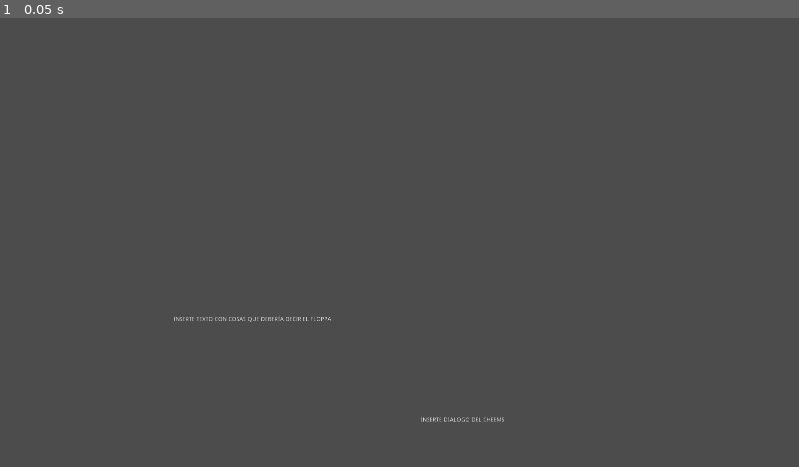
Above: before the commit, frame 1.
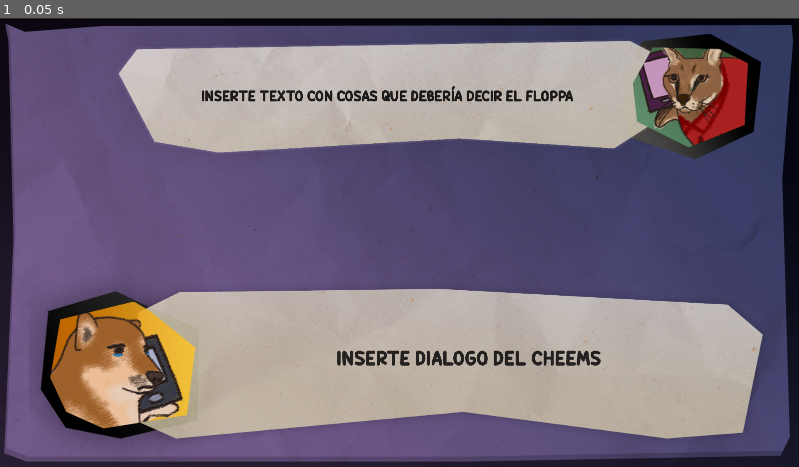
Above: after the commit, the same moment.

Repository: hitmancatgames/Juego-amsiedad
Game: Godot game, scene res://scenes/level-party/LevelParty.tscn
Same seed, same stepped clock (60 frames per second), same inputs: the game is played once before the commit and once after it. This scene is started directly instead of the project's main scene.
Inputs:
- Up to frame 1 (0.05 s): no input

The runs differ from the first frame. In frame 1, 95% of the frame differs, in the area x 0-100%, y 0-100%.

Commit message:
level-party
Se agregaron elementos del inicio del nivel de la fiesta y se realizo la carga de diálogos del nivel completo

Diff:
--- a/scenes/intro/introduction.gd
+++ b/scenes/intro/introduction.gd
@@ -31,5 +31,6 @@
 		$helpDialogue.show()
 	elif timerCalls == 4:
 		$Timer.stop()
+		get_tree().change_scene("res://scenes/level-party/LevelParty.tscn")
 	timerCalls += 1
 	pass
--- a/scenes/level-party/LevelParty.gd
+++ b/scenes/level-party/LevelParty.gd
@@ -2,6 +2,45 @@
 
 
 var correct = false
+# ---- [ DIALOGOS ] ----
+
+# ---- [ DIALOGOS DE INTRODUCCIÓN] ----
+var CDialogue1 = "Aló? Me escuchas bien? Hay demasiado ruido..."
+var CDialogue2 = "Eemm, eeeh... no me siento bien. De repente, todo se ve... se siente enorme. O yo estoy pequeñito? Aaagh es muy ruidoso!"
+# C DE CHEMSITO
+var FDialogue1 = "Aló, te escucho. Veo que finalmente decidiste ir a la fiesta. Pasa algo?"
+var FDialogue2 = "Ey, te escucho agitado. Despacio, dime ¿Qué sientes?"
+# F DE FLOOPA
+
+# ---- [ DIALOGOS DE FEEDBACK ] ----
+# ELECCION INCORRECTA
+var FWrong1 = "Ahi vas de nuevo, siempre decis lo mismo cuando no encuentras algo de tu interés"
+var FWrong2 = "Baah ¿Qué dices? ¡Has tomado mucho, borracho!"
+var FWrong3 = "Pues claro, si solo escuchas a esa Miku tuya ¡Otaku!"
+var FWrong4 = "¿Ya estás hablando así de nuevo? No puedo tomarte en serio?"
+var FWrong5 = "¿Qué estás diciendo? ¿Te agregaron algo en la bebida? ¡Ya deja de beber!"
+# ELECCION CORRECTA
+var FCorrect1 = "¿Tienes frio? ¿Cómo que una presión? ¿Te han golpeado o tal vez hay mucha gente?"
+var FCorrect2 = "Si tienes náuseas prueba salir un poco por aire fresco, o ve al baño, todo estará bien"
+var FCorrect3 = "Debe haber una enorme multitud transpirando ahí dentro, sal un poco y apártate, ¿Hay algo que pueda hacer?"
+var FCorrect4 = "Ey... espera ¿Estás llorando? ¿Hay algo desagradable ahí?"
+# DIALOGO DE RESOLUCION
+var Fsuccess = "Esta bien, quédate donde estás ahora, iré a buscarte. Te llamaré de nuevo cuando esté cerca"
+var FError = "Heeey amigo... creo que tal vez bebiste algo de más. Iré a buscarte pronto, no hagas locuras"
+
+# ---- [ BOTONES ] ----
+# INCORRECTOS
+var WrongButton1 = "Esta fiesta es aburrida!"
+var WrongButton2 = "Teeeeex traanio... Ven a busssscarrrrme!"
+var WrongButton3 = "No me gusta esta música"
+var WrongButton4 = "Heyy quiero ir a comer unos pamchitozz!"
+var WrongButton5 = "No sé amigo, estoy re loco"
+# CORRECTOS
+var RightButton1 = "Tengo escalofríos... y siento una presión rara en el pecho"
+var RightButton2 = "Estoy un poco mareado, no quiero vomitar aquí... sería una situación horrible"
+var RightButton3 = "Eeeh... si... siento que me falta un poco el aire"
+var RightButton4 = "*shora* Es... estoy un poco asustado, no sé qué pasa. Tengo miedo"
+var RightButton5 = "Quiero irme a casa. Puedes venir a buscarme?"
 
 
 func _ready():
--- a/scenes/level-party/LevelParty.tscn
+++ b/scenes/level-party/LevelParty.tscn
@@ -1,58 +1,159 @@
-[gd_scene load_steps=2 format=2]
+[gd_scene load_steps=15 format=2]
 
+[ext_resource path="res://assets/UI/globeThree.png" type="Texture" id=1]
+[ext_resource path="res://assets/fonts/Candy Beans.otf" type="DynamicFontData" id=2]
+[ext_resource path="res://assets/level-party/player_call_icon.png" type="Texture" id=3]
 [ext_resource path="res://scenes/level-party/LevelParty.gd" type="Script" id=4]
+[ext_resource path="res://assets/level-party/player_call_icon_black.png" type="Texture" id=5]
+[ext_resource path="res://assets/level-party/text_container_1.png" type="Texture" id=6]
+[ext_resource path="res://assets/level-party/text_container_2.png" type="Texture" id=7]
+[ext_resource path="res://assets/UI/globeOne.png" type="Texture" id=8]
+[ext_resource path="res://assets/level-party/npc_call_icon.png" type="Texture" id=9]
+[ext_resource path="res://assets/level-party/npc_call_icon_black.png" type="Texture" id=10]
+[ext_resource path="res://assets/level-party/party_background_call_scene.png" type="Texture" id=11]
+[ext_resource path="res://assets/UI/globeTwo.png" type="Texture" id=12]
+
+[sub_resource type="DynamicFont" id=1]
+size = 37
+outline_color = Color( 0.152941, 0.152941, 0.152941, 1 )
+font_data = ExtResource( 2 )
+
+[sub_resource type="DynamicFont" id=2]
+size = 50
+outline_color = Color( 0.152941, 0.152941, 0.152941, 1 )
+font_data = ExtResource( 2 )
 
 [node name="LevelParty" type="Node2D"]
 script = ExtResource( 4 )
 
-[node name="HBoxContainer" type="HBoxContainer" parent="."]
-anchor_bottom = 1.0
-margin_right = 1112.0
-alignment = 1
+[node name="PartyBackgroundCallScene" type="Sprite" parent="."]
+position = Vector2( 960, 541 )
+texture = ExtResource( 11 )
 
-[node name="RespButton" type="TextureButton" parent="HBoxContainer"]
-margin_left = 546.0
-margin_right = 546.0
+[node name="DialogueOptions" type="Node2D" parent="."]
+visible = false
 
-[node name="RespButton2" type="TextureButton" parent="HBoxContainer"]
-margin_left = 550.0
-margin_right = 550.0
+[node name="GlobeOne" type="Sprite" parent="DialogueOptions"]
+position = Vector2( 933, 266 )
+rotation = -0.255348
+scale = Vector2( 2, 2 )
+texture = ExtResource( 8 )
+flip_h = true
 
-[node name="RespButton3" type="TextureButton" parent="HBoxContainer"]
-margin_left = 554.0
-margin_right = 554.0
+[node name="Label" type="Label" parent="DialogueOptions/GlobeOne"]
+margin_left = -112.0
+margin_top = -73.0
+margin_right = 114.0
+margin_bottom = 77.0
+custom_colors/font_color = Color( 0.145098, 0.145098, 0.145098, 1 )
+custom_fonts/font = SubResource( 1 )
+text = "ASHUDA"
+align = 1
+valign = 1
+autowrap = true
 
-[node name="RespButton4" type="TextureButton" parent="HBoxContainer"]
-margin_left = 558.0
-margin_right = 558.0
+[node name="GlobeTwo" type="Sprite" parent="DialogueOptions"]
+position = Vector2( 828, 729 )
+rotation = 0.328146
+texture = ExtResource( 12 )
 
-[node name="RespButton5" type="TextureButton" parent="HBoxContainer"]
-margin_left = 562.0
-margin_right = 562.0
+[node name="Label" type="Label" parent="DialogueOptions/GlobeTwo"]
+margin_left = -196.0
+margin_top = -147.0
+margin_right = 206.0
+margin_bottom = 143.0
+custom_colors/font_color = Color( 0, 0, 0, 1 )
+custom_fonts/font = SubResource( 1 )
+text = "ASHUDA"
+align = 1
+valign = 1
+autowrap = true
 
-[node name="RespButton6" type="TextureButton" parent="HBoxContainer"]
-margin_left = 566.0
-margin_right = 566.0
+[node name="GlobeThree" type="Sprite" parent="DialogueOptions"]
+position = Vector2( 1399, 622 )
+rotation = 0.314491
+texture = ExtResource( 1 )
+flip_h = true
 
-[node name="FloppaDialog" type="Label" parent="."]
-margin_left = 417.0
-margin_top = 718.0
-margin_right = 892.0
-margin_bottom = 886.0
-text = "Inserte texto con cosas que debería decir el floppa"
+[node name="Label" type="Label" parent="DialogueOptions/GlobeThree"]
+margin_left = -264.0
+margin_top = -206.0
+margin_right = 257.0
+margin_bottom = 156.0
+custom_colors/font_color = Color( 0, 0, 0, 1 )
+custom_fonts/font = SubResource( 1 )
+text = "ASHUDA"
+align = 1
+valign = 1
+autowrap = true
+
+[node name="GlobeFour" type="Sprite" parent="DialogueOptions"]
+position = Vector2( 399, 379 )
+rotation = -0.524585
+texture = ExtResource( 12 )
+
+[node name="Label" type="Label" parent="DialogueOptions/GlobeFour"]
+margin_left = -197.0
+margin_top = -144.0
+margin_right = 213.0
+margin_bottom = 166.0
+custom_colors/font_color = Color( 0, 0, 0, 1 )
+custom_fonts/font = SubResource( 1 )
+text = "ASHUDA"
+align = 1
+valign = 1
+autowrap = true
+
+[node name="DialogueCall" type="Node2D" parent="."]
+
+[node name="PlayerCallIconBlack" type="Sprite" parent="DialogueCall"]
+position = Vector2( 314, 831 )
+texture = ExtResource( 5 )
+
+[node name="TextContainer2" type="Sprite" parent="DialogueCall"]
+modulate = Color( 1, 1, 1, 0.807843 )
+position = Vector2( 1065, 831 )
+texture = ExtResource( 7 )
+
+[node name="CheemsDialog" type="Label" parent="DialogueCall/TextContainer2"]
+margin_left = -590.0
+margin_top = -141.0
+margin_right = 716.0
+margin_bottom = 116.0
+custom_colors/font_color = Color( 0, 0, 0, 1 )
+custom_fonts/font = SubResource( 2 )
+text = "INSERTE DIALOGO DEL CHEEMS"
+align = 1
+valign = 1
+autowrap = true
 uppercase = true
 
-[node name="CheemsDialog" type="Label" parent="."]
-margin_left = 1011.0
-margin_top = 960.0
-margin_right = 1470.0
-margin_bottom = 974.0
-text = "INSERTE DIALOGO DEL CHEEMS"
+[node name="PlayerCallIcon" type="Sprite" parent="DialogueCall"]
+position = Vector2( 274, 880 )
+texture = ExtResource( 3 )
+
+[node name="NpcCallIconBlack" type="Sprite" parent="DialogueCall"]
+position = Vector2( 1662, 189 )
+texture = ExtResource( 10 )
+
+[node name="TextContainer1" type="Sprite" parent="DialogueCall"]
+modulate = Color( 1, 1, 1, 0.85098 )
+position = Vector2( 943, 206 )
+texture = ExtResource( 6 )
+
+[node name="FloppaDialog" type="Label" parent="DialogueCall/TextContainer1"]
+margin_left = -640.0
+margin_top = -129.0
+margin_right = 604.0
+margin_bottom = 93.0
+custom_colors/font_color = Color( 0, 0, 0, 1 )
+custom_fonts/font = SubResource( 1 )
+text = "Inserte texto con cosas que debería decir el floppa"
+align = 1
+valign = 1
+autowrap = true
 uppercase = true
 
-[connection signal="pressed" from="HBoxContainer/RespButton" to="." method="_on_RespButton_pressed"]
-[connection signal="pressed" from="HBoxContainer/RespButton2" to="." method="_on_RespButton2_pressed"]
-[connection signal="pressed" from="HBoxContainer/RespButton3" to="." method="_on_RespButton3_pressed"]
-[connection signal="pressed" from="HBoxContainer/RespButton4" to="." method="_on_RespButton4_pressed"]
-[connection signal="pressed" from="HBoxContainer/RespButton5" to="." method="_on_RespButton5_pressed"]
-[connection signal="pressed" from="HBoxContainer/RespButton6" to="." method="_on_RespButton6_pressed"]
+[node name="NpcCallIcon" type="Sprite" parent="DialogueCall"]
+position = Vector2( 1688, 191 )
+texture = ExtResource( 9 )
